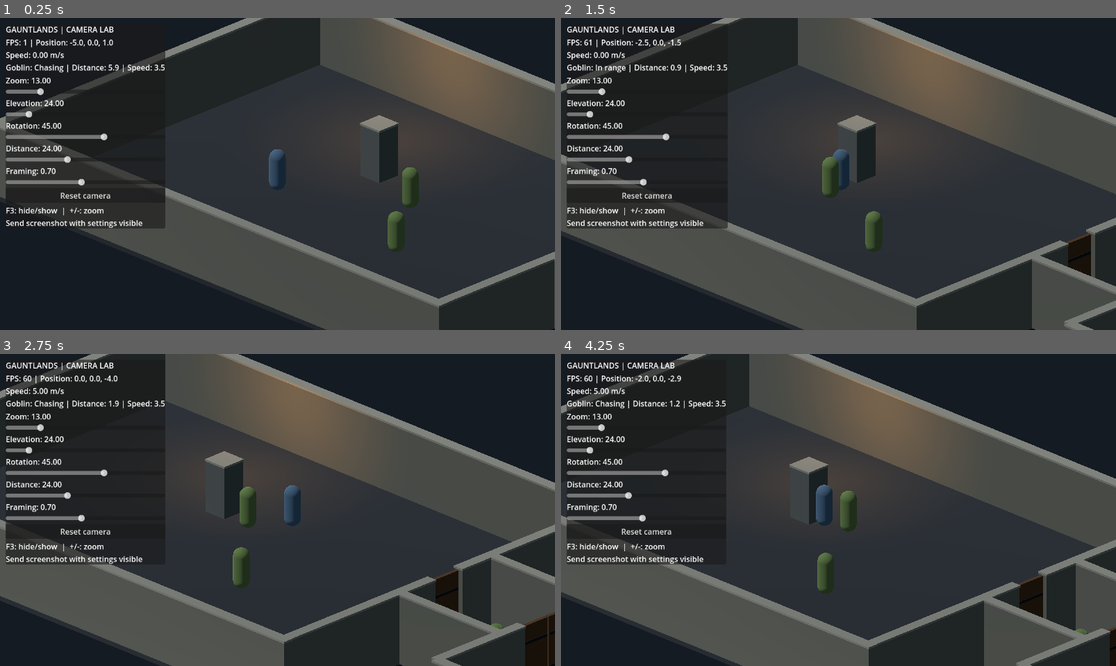
Above: before the commit, frames 1-4 (two rows, left to right).
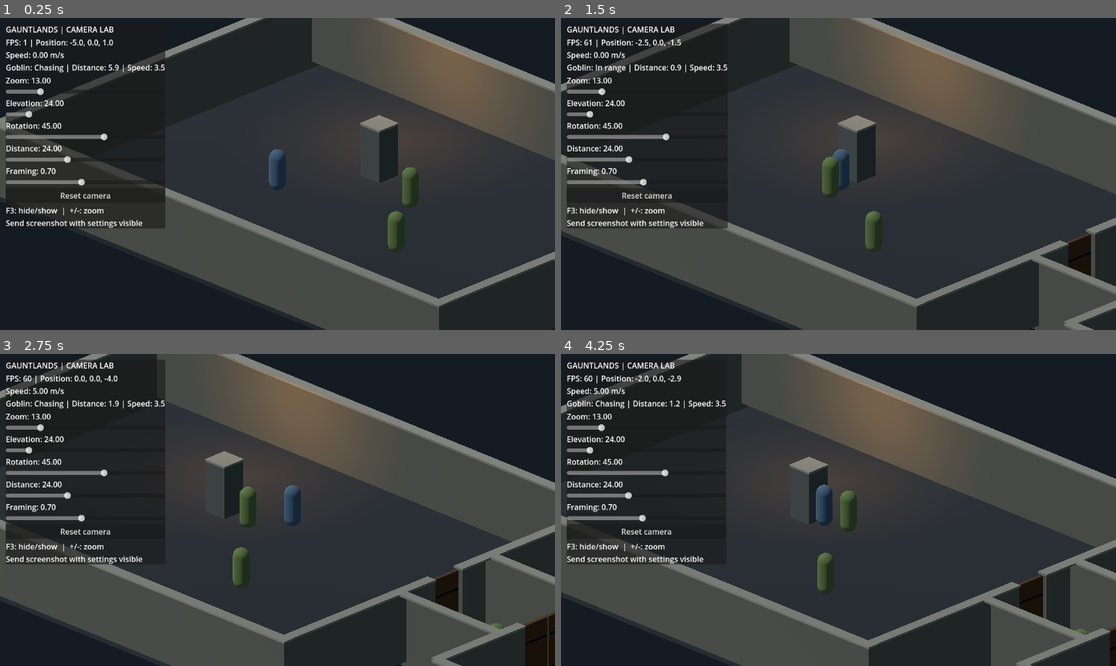
Above: after the commit, the same moments.

Repository: Jonty303/Project-Gauntlands
Game: Godot game, scene res://scenes/experiment_25d.tscn
Two runs of this game, one before a commit and one after it. Both use one fixed random seed, a clock stepped at 60 frames per second and the inputs below. This scene is started directly instead of the project's main scene.
Inputs (mouse positions are in pixels of both pictures, inside the frame that each line leads up to):
- Up to frame 1 (0.25 s): no input
- Up to frame 2 (1.5 s): tap Enter (ui_accept) at 0.5, 0.77 s; move the mouse to (960, 158) at 0.52 s; hold D (move_right) 0.53-1.25 s; hold Space (attack) 0.53-1.25 s; click (960, 158) at 0.67 s; drag from (727, 189) to (810, 236) at 1.27 s
- Up to frame 3 (2.75 s): move the mouse to (333, 441) at 2.02 s; hold D (move_right) from 2.03 s (still down); tap Q (target_previous) at 2.1 s
- Up to frame 4 (4.25 s): release D (move_right) at 2.75 s; drag from (810, 572) to (672, 463) at 2.77 s; move the mouse to (1005, 556) at 3.52 s; hold A (move_left) from 3.53 s (still down); hold Space (attack) from 3.53 s (still down); tap Enter (ui_accept) at 3.77 s

The runs differ from the first frame. In frame 1, 0.2% of the frame differs, in the area x 56-100%, y 0-100%; in frame 2, 0.5%; in frame 3, 0.5%; in frame 4, 0.7%, in the area x 32-93%, y 0-100%.

Commit message:
Replace moving cutaway walls with feathered character-centred shader windows

Diff:
--- a/scripts/experiment_25d.gd
+++ b/scripts/experiment_25d.gd
@@ -7,14 +7,13 @@
 const DEBUG_OVERLAY = preload("res://scripts/debug_overlay_25d.gd")
 const DUNGEON_DOOR = preload("res://scripts/dungeon_door_25d.gd")
 const WALL_HEIGHT := 3.1
-const CUTAWAY_HEIGHT := 0.65
-const CUTAWAY_SPEED := 7.0
+const WINDOW_FADE_SPEED := 5.0
 var hero: CharacterBody3D
 var camera: Camera3D
 var goblins: Array[CharacterBody3D] = []
 var wall_occluders: Array[StaticBody3D] = []
-var faded_walls: Dictionary = {}
-var wall_visual_heights: Dictionary = {}
+var wall_windows: Dictionary = {}
+var window_strengths: Dictionary = {}
 var doors: Array[Node3D] = []
 var goblin_state := "Idle"
 var goblin_distance := 0.0
@@ -99,7 +98,7 @@
     _update_camera_transform(false, delta)
     _update_goblin()
     _update_wall_visibility()
-    _animate_cutaway_walls(delta)
+    _animate_wall_windows(delta)
 
 func _unhandled_key_input(event: InputEvent) -> void:
     if event is InputEventKey and event.pressed and not event.echo and event.keycode == KEY_E:
@@ -155,23 +154,27 @@
         sight.collision_mask = 1
         if space.intersect_ray(sight).is_empty():
             _collect_camera_occluders(space,to,newly_faded)
-    faded_walls = newly_faded
-
-func _animate_cutaway_walls(delta: float) -> void:
-    # Keep the physics collider unchanged; lower only the visual geometry.
+    wall_windows = newly_faded
+
+func _animate_wall_windows(delta: float) -> void:
     for wall in wall_occluders:
         var visual := wall.get_node_or_null("Visual") as MeshInstance3D
-        var edge := wall.get_node_or_null("StoneEdge") as MeshInstance3D
-        if visual == null or edge == null:
+        if visual == null:
             continue
-        var full_height: float = wall_visual_heights[wall]
-        var target_height := minf(CUTAWAY_HEIGHT, full_height) if faded_walls.has(wall) else full_height
-        var current_height := visual.scale.y * full_height
-        var height := move_toward(current_height, target_height, CUTAWAY_SPEED * delta)
-        visual.scale.y = height / full_height
-        visual.position.y = (height - full_height) * 0.5
-        edge.position.y = height - full_height * 0.5 + 0.045
-
+        var shader_material := visual.material_override as ShaderMaterial
+        var positions: Array = wall_windows.get(wall, [])
+        var strength: float = window_strengths.get(wall, 0.0)
+        strength = move_toward(strength, 1.0 if not positions.is_empty() else 0.0, delta * WINDOW_FADE_SPEED)
+        window_strengths[wall] = strength
+        shader_material.set_shader_parameter("fade_strength", strength)
+        if not positions.is_empty():
+            var holes := PackedVector4Array()
+            for i in range(4):
+                holes.append(positions[i] if i < positions.size() else Vector4(-10.0, -10.0, 0.0, 0.0))
+            shader_material.set_shader_parameter("holes", holes)
+            shader_material.set_shader_parameter("hole_count", mini(positions.size(), 4))
+        elif strength <= 0.001:
+            shader_material.set_shader_parameter("hole_count", 0)
 
 func _collect_camera_occluders(space: PhysicsDirectSpaceState3D, target: Vector3, result: Dictionary) -> void:
     var origin := camera.global_position
@@ -186,7 +189,12 @@
         var wall := hit["collider"] as StaticBody3D
         if wall == null or not wall_occluders.has(wall):
             break
-        result[wall] = true
+        if not result.has(wall):
+            result[wall] = []
+        var uv := camera.unproject_position(target) / get_viewport().get_visible_rect().size
+        var positions: Array = result[wall]
+        if positions.size() < 4:
+            positions.append(Vector4(uv.x, uv.y, 1.35 / camera.size, 0.0))
         excluded.append(wall.get_rid())
 
 func _update_camera_transform(immediate: bool, delta: float = 0.0) -> void:
@@ -208,15 +216,43 @@
     var shape := BoxMesh.new()
     shape.size = size
     mesh.mesh = shape
-    var material := StandardMaterial3D.new()
-    material.albedo_color = tint
-    material.roughness = 1.0
-    mesh.material_override = material
+    if solid:
+        var shader := Shader.new()
+        shader.code = """shader_type spatial;
+render_mode blend_mix, depth_draw_opaque, cull_back;
+uniform vec4 stone_color : source_color = vec4(0.47, 0.48, 0.44, 1.0);
+uniform vec4 holes[4];
+uniform int hole_count = 0;
+uniform float fade_strength = 0.0;
+uniform float aspect_ratio = 1.77778;
+void fragment() {
+    ALBEDO = stone_color.rgb;
+    ROUGHNESS = 1.0;
+    float reveal = 0.0;
+    for (int i = 0; i < 4; i++) {
+        if (i >= hole_count) { break; }
+        vec2 delta = SCREEN_UV - holes[i].xy;
+        delta.x *= aspect_ratio;
+        float distance_to_target = length(delta);
+        reveal = max(reveal, 1.0 - smoothstep(holes[i].z * 0.55, holes[i].z, distance_to_target));
+    }
+    ALPHA = 1.0 - 0.94 * reveal * fade_strength;
+}
+"""
+        var wall_material := ShaderMaterial.new()
+        wall_material.shader = shader
+        wall_material.set_shader_parameter("stone_color", tint)
+        wall_material.set_shader_parameter("aspect_ratio", get_viewport().get_visible_rect().size.aspect())
+        mesh.material_override = wall_material
+    else:
+        var material := StandardMaterial3D.new()
+        material.albedo_color = tint
+        material.roughness = 1.0
+        mesh.material_override = material
     mesh.name = "Visual"
     body.add_child(mesh)
     if solid:
         wall_occluders.append(body)
-        wall_visual_heights[body] = size.y
         var edge := MeshInstance3D.new()
         edge.name = "StoneEdge"
         var cap := BoxMesh.new()
